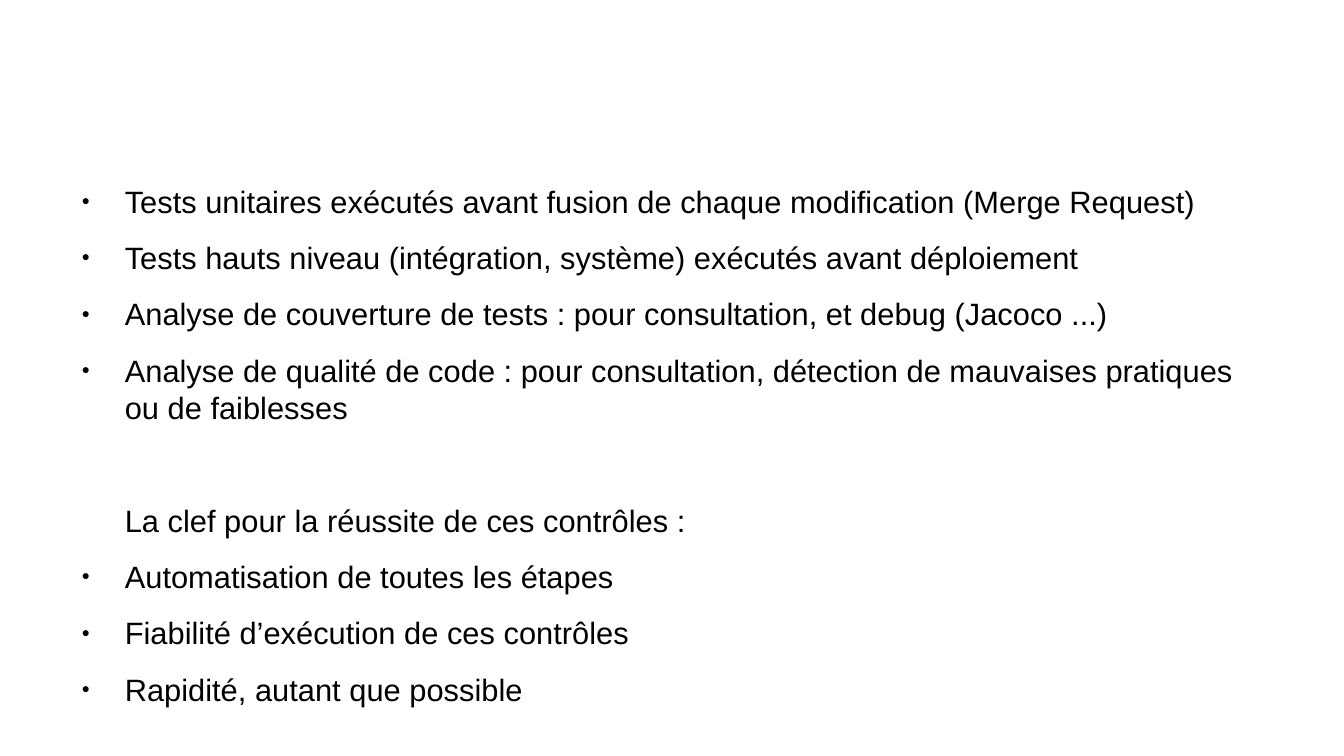
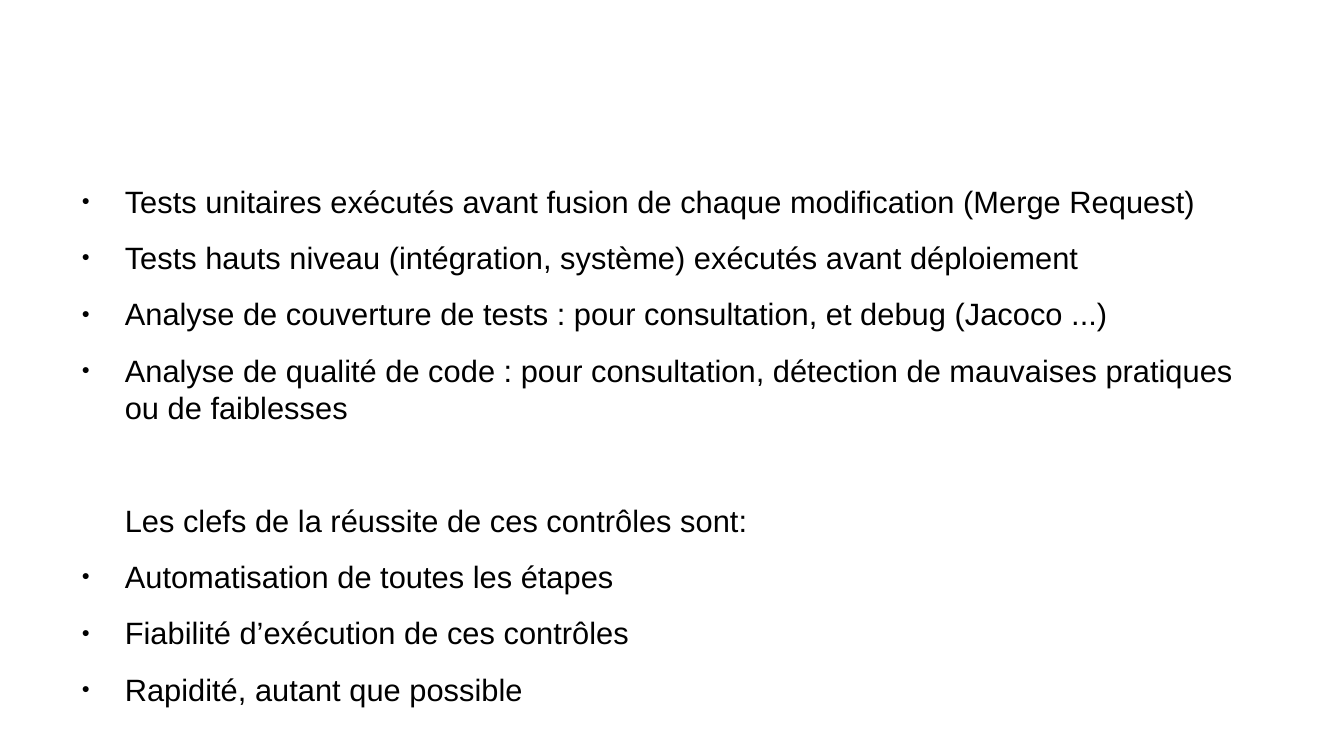
Before and after one commit to remipassmoilesel/ci-cd-plan, a slide deck: slide 12 of ci-cd-plan.odp (slide 7 before the commit). Drawn at 1344x756 pixels with LibreOffice and Linux fonts; fonts in the diff are those of the drawing; background and template pictures are left out. Boxes give left, top, right and bottom in pixels: in the first picture for what was removed or moved away, otherwise in the second. Text is boxed around its words. In the diff, an @@ line names an element or a change of style, - is before the commit and + after.

```diff
--- a/ci-cd-plan.odp
+++ b/ci-cd-plan.odp
@@ text at [125,509,747,533]: text changed @@
-La clef pour la réussite de ces contrôles :
+Les clefs de la réussite de ces contrôles sont:
```
Also in this commit, not shown: 5 other slides changed, 9 slides added.
